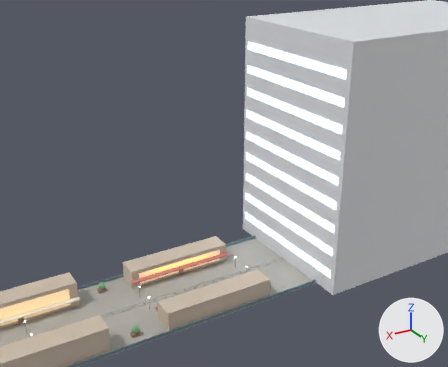
An edit to the glTF model spine/spine.glb, drawn before and after from the same camera.
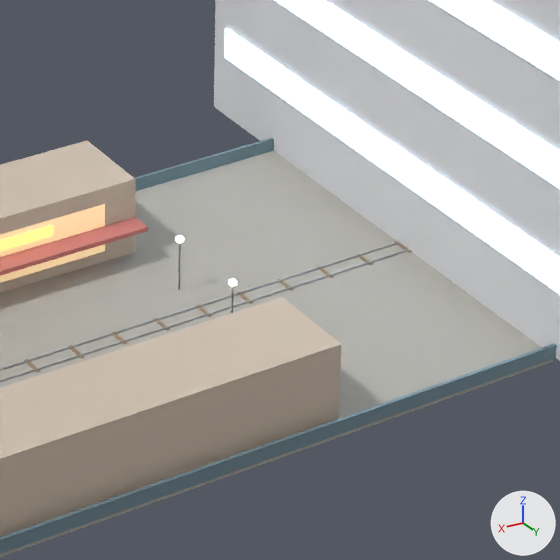
Each version is shown from a 50 mm lens placed at (230.9, 172.2, 124.7), pointed at (111.3, -27.2, 25.0), then close up on the part from 44% to 71% of the width and 56% to 89% of the height. Every picture has the same lights, and +X, +Y and +Z are marked at lower right. The older version's two pictures come first. Where no turn or scale is listed for an object, it has been applied to the vertices.

The older version as bpy lines, for what is in view:
```python
me_cube_007 = bpy.data.meshes.new('Cube.007')
me_cube_007.from_pydata(...)  # a box spanning x -0.1..0.1, y -28.0..28.0, z -1.5..1.5
me_cube_007.materials.append(mat_towerwindow)  # pale blue #daedff, glowing pale blue #daedff
me_cube_024 = bpy.data.meshes.new('Cube.024')
me_cube_024.from_pydata(...)  # 8 vertices, 12 faces; spans x -700.0..700.0, y 0.0, z 0.0
me_cube_024.materials.append(mat_steel)  # grey #b3b5b8
me_cube_377 = bpy.data.meshes.new('Cube.377')
me_cube_377.from_pydata(...)  # a box spanning x -20.0..20.0, y -1.0..1.0, z -0.2..0.2
me_cube_377.materials.append(mat_awningred)  # pink #cb7c76
ob_awning_port_0 = bpy.data.objects.new('Awning_Port_0', me_cube_377)
ob_awning_port_0.location = (140.0, -10.0, 3.2)
ob_track_stbd = bpy.data.objects.new('Track_Stbd', me_cube_024)
ob_track_stbd.location = (800.0, 0.72, 0.08)
ob_win_aft_24 = bpy.data.objects.new('Win_Aft_24', me_cube_007)
ob_win_aft_24.location = (100.12, 0.0, 25.5)
# also in view: 'Sign_0' at (140.0, -10.9, 4.5); 'Win_Aft_15' at (100.1, 0.0, 16.5); 'Rail_Stbd' at (800.0, 20.1, 0.6); 'Spine_Deck' at (800.0, 0.0, -0.2); 'Rail_Port' at (800.0, -20.1, 0.6)
```
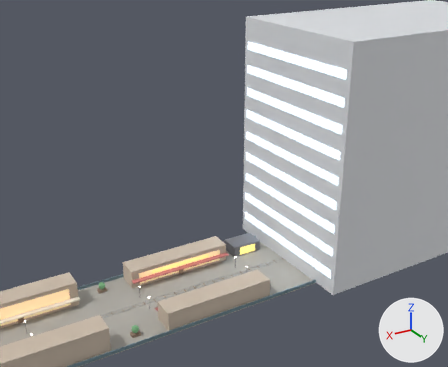
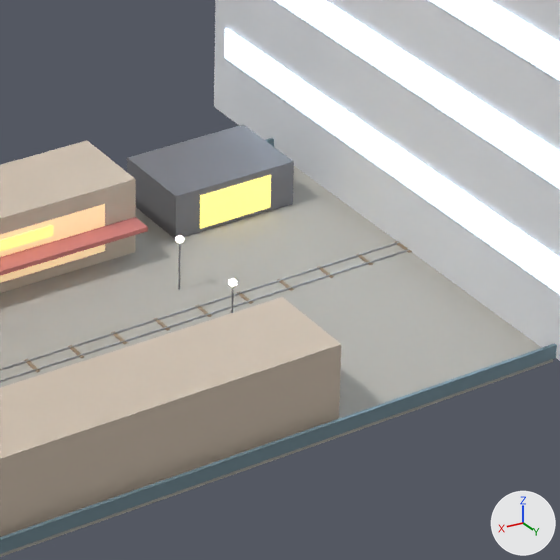
What changed in the scene script:
```text
Add me_cube_734:
    me_cube_734.from_pydata(...)  # a box spanning x -3.6..3.6, y -0.11..0.11, z -1.6..1.6
    me_cube_734.materials.append(mat_poisign)  # yellow #ffea89, glowing yellow #e7d47c
Add me_cube_733:
    me_cube_733.from_pydata(...)  # a box spanning x -6.0..6.0, y -4.0..4.0, z -2.1..2.1
    me_cube_733.materials.append(mat_pole)  # grey #89898e
Add ob_liftdoor_aft:
    ob_liftdoor_aft = bpy.data.objects.new('LiftDoor_Aft', me_cube_734)
    ob_liftdoor_aft.location = (110.0, -11.01, 2.0)
Add ob_lift_aft:
    ob_lift_aft = bpy.data.objects.new('Lift_Aft', me_cube_733)
    ob_lift_aft.location = (110.0, -15.0, 2.1)
```

Location of each change, [x1, y1, x2, y2] in pixels of the close-ups (560 x 560 px):
'Lift_Aft', added
    after: [127, 125, 294, 239]
'LiftDoor_Aft', added (yellow)
    after: [200, 175, 271, 229]
'Rail_Port', unchanged, covered by the edit
    before: [135, 138, 274, 191]
    after: [265, 138, 274, 147]
